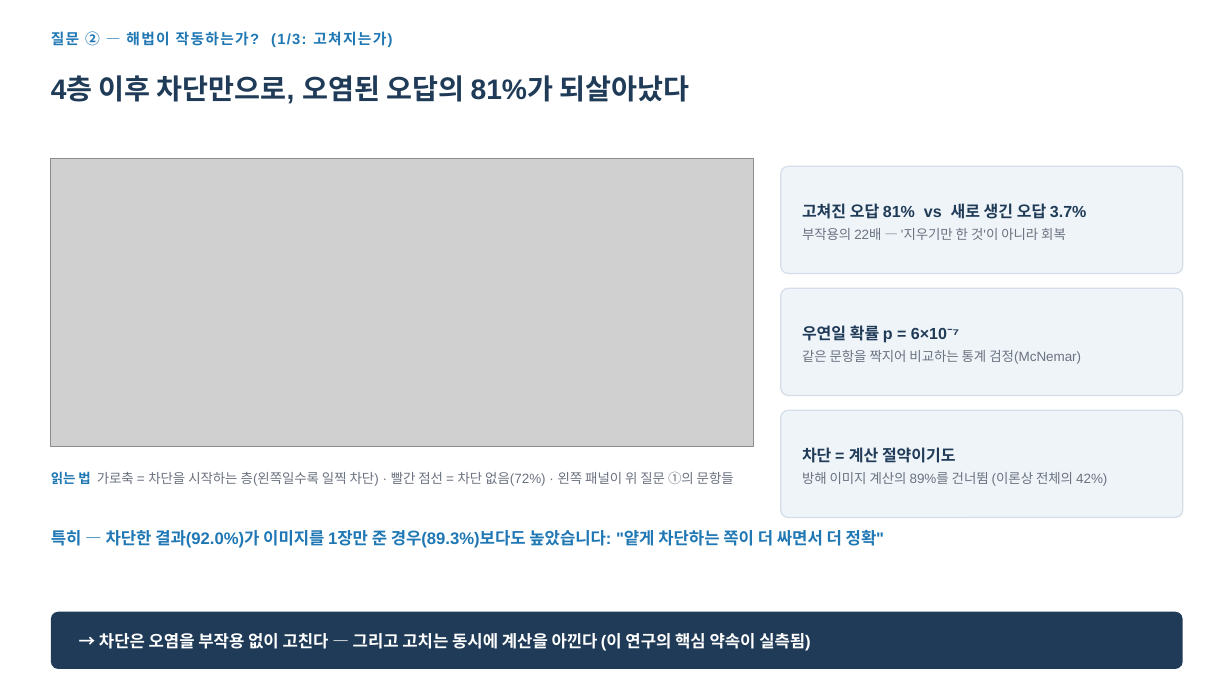
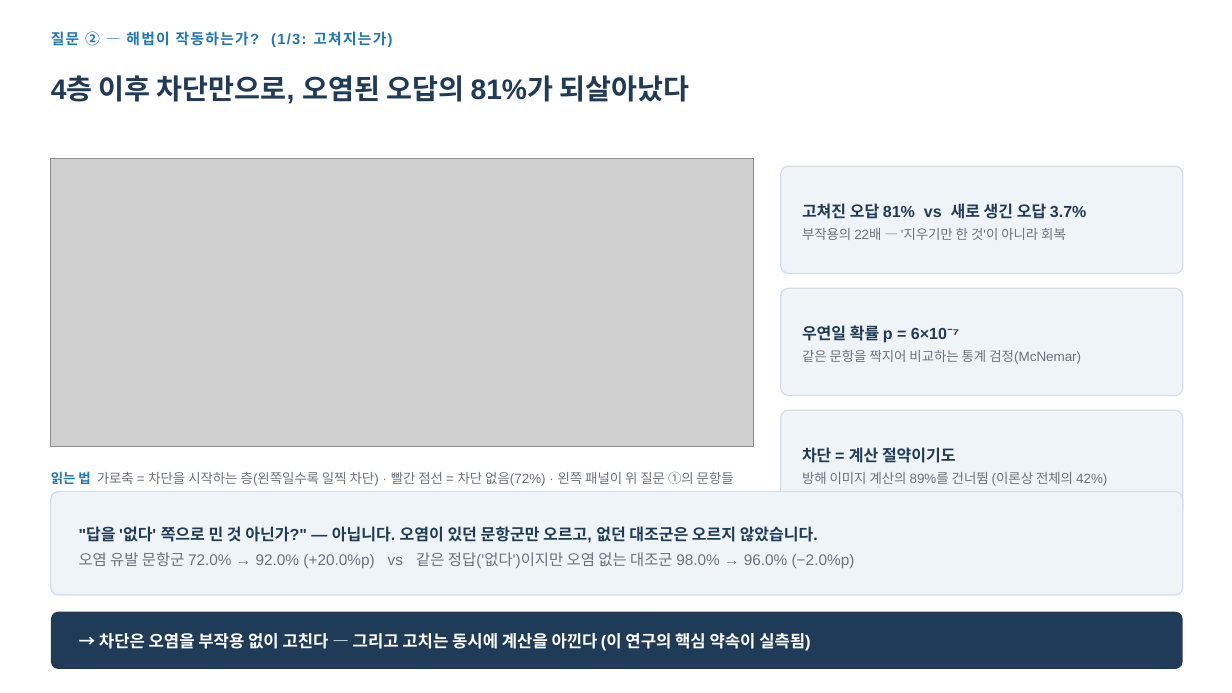
Before and after one commit to hsmai/Source-Depth, a slide deck: slide 8 of meeting/SourceDepth_Phase0_meeting.pptx. Drawn at 1232x693 pixels with LibreOffice and Linux fonts; fonts in the diff are those of the drawing; grey boxes stand for pictures. Boxes give left, top, right and bottom in pixels: in the first picture for what was removed or moved away, otherwise in the second. Text is boxed around its words. In the diff, an @@ line names an element or a change of style, - is before the commit and + after.

```diff
--- a/meeting/SourceDepth_Phase0_meeting.pptx
+++ b/meeting/SourceDepth_Phase0_meeting.pptx
@@ rounded rectangle: place and size @@
-rounded rectangle at bbox=[51, 530, 884, 548]
+rounded rectangle at bbox=[51, 492, 1183, 595]
@@ rounded rectangle at bbox=[51, 492, 1183, 595]: fill none to #EFF4F9; outline none to #D5DEE8 1 pt @@
@@ text in rounded rectangle at bbox=[51, 530, 884, 548]: text removed @@
-특히 — 차단한 결과(92.0%)가 이미지를 1장만 준 경우(89.3%)보다도 높았습니다: "얕게 차단하는 쪽이 더 싸면서 더 정확"
@@ text added at bbox=[79, 526, 855, 568], 12 pt, text #6B7280 @@
+"답을 '없다' 쪽으로 민 것 아닌가?" — 아닙니다. 오염이 있던 문항군만 오르고, 없던 대조군은 오르지 않았습니다.
+오염 유발 문항군 72.0% → 92.0% (+20.0%p) vs 같은 정답('없다')이지만 오염 없는 대조군 98.0% → 96.0% (−2.0%p)
```
Also in this commit, not shown: 1 other slide changed, 1 slide added, 3 other files.
